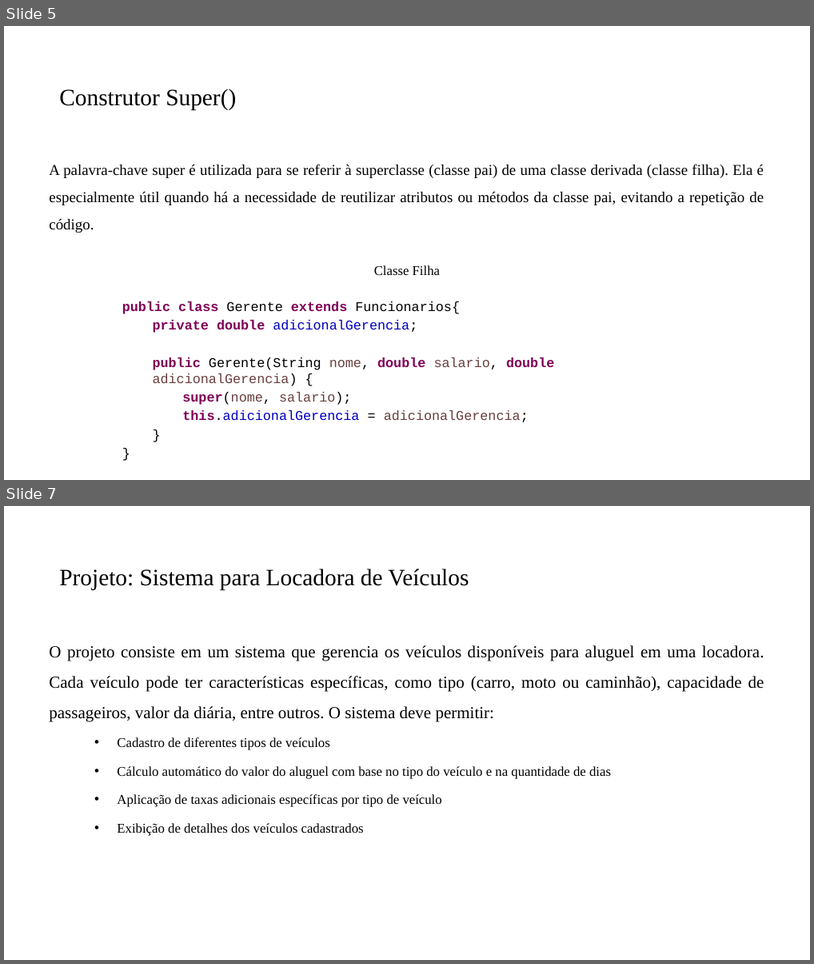
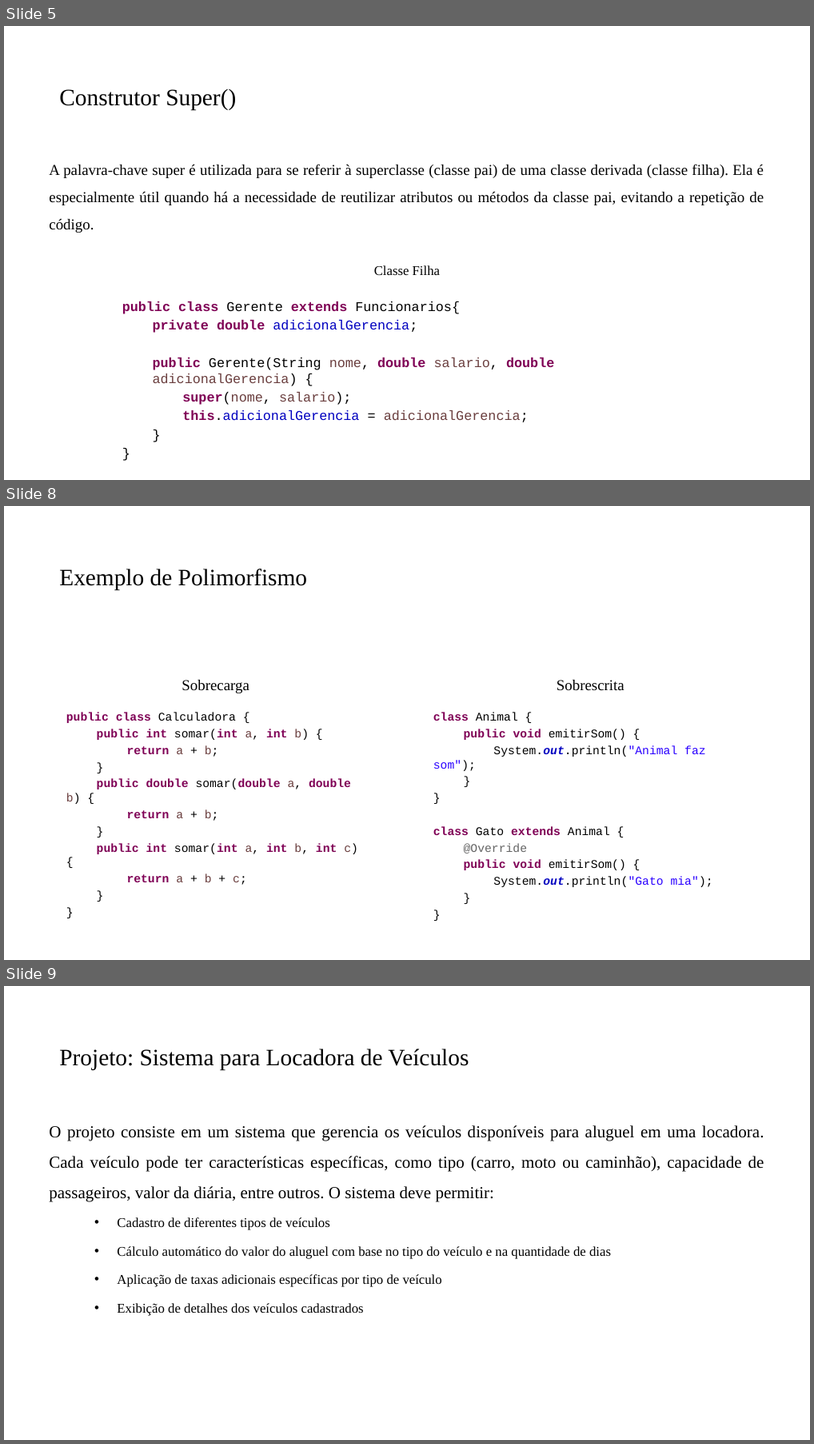
Before and after one commit to PedroMiho/UMC, a slide deck: Projetos de Software/Aula 11 - Herança e Porfimorfismo/Herança e Porlimosfismo.pptx. Shown one above the other, each under a label of ours: slides 5 and 7 before the commit, slides 5, 8 and 9 after it; the slides between them are not shown. The pictures are 814x964 and 814x1444 pixels, drawn with LibreOffice and Linux fonts; fonts in the diff are those of the drawing; background and template pictures are left out. Boxes give left, top, right and bottom in pixels: in the first picture for what was removed or moved away, otherwise in the second. Text is boxed around its words. In the diff, an @@ line names an element or a change of style, - is before the commit and + after.

```diff
--- a/Projetos de Software/Aula 11 - Herança e Porfimorfismo/Herança e Porlimosfismo.pptx
+++ b/Projetos de Software/Aula 11 - Herança e Porfimorfismo/Herança e Porlimosfismo.pptx
@@ slide 8 added at <box>4,506,810,960</box>, background #FFFFFF @@
@@ title added at <box>59,568,307,591</box>, 28 pt, text #000000 @@
+Exemplo de Polimorfismo
@@ text added at <box>182,680,250,693</box>, 18 pt, text #000000 @@
+Sobrecarga
@@ text added at <box>557,680,625,691</box>, 18 pt, text #000000 @@
+Sobrescrita
@@ text added at <box>66,712,358,884</box>, 14 pt, text #7F0055, bold @@
+public class Calculadora {
+public int somar(int a, int b) {
+return a + b;
+}
+public double somar(double a, double b) {
+return a + b;
+}
+public int somar(int a, int b, int c) {
+return a + b + c;
+}
+}
@@ text added at <box>434,712,714,887</box>, 14 pt, text #000000 @@
+class Animal {
+public void emitirSom() {
+System.out.println("Animal faz som");
+}
+}
+class Gato extends Animal {
+@Override
+public void emitirSom() {
+System.out.println("Gato mia");
+}
+}
@@ what was slide 7 is now slide 9 @@
```
Also in this commit, not shown: 1 slide changed, 1 other slide added, 19 other files.
